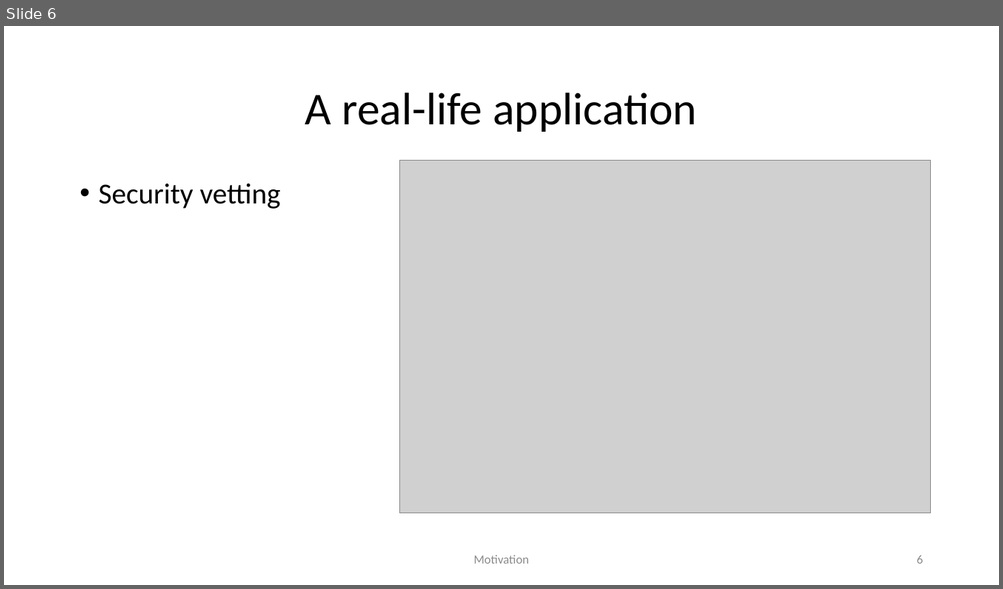
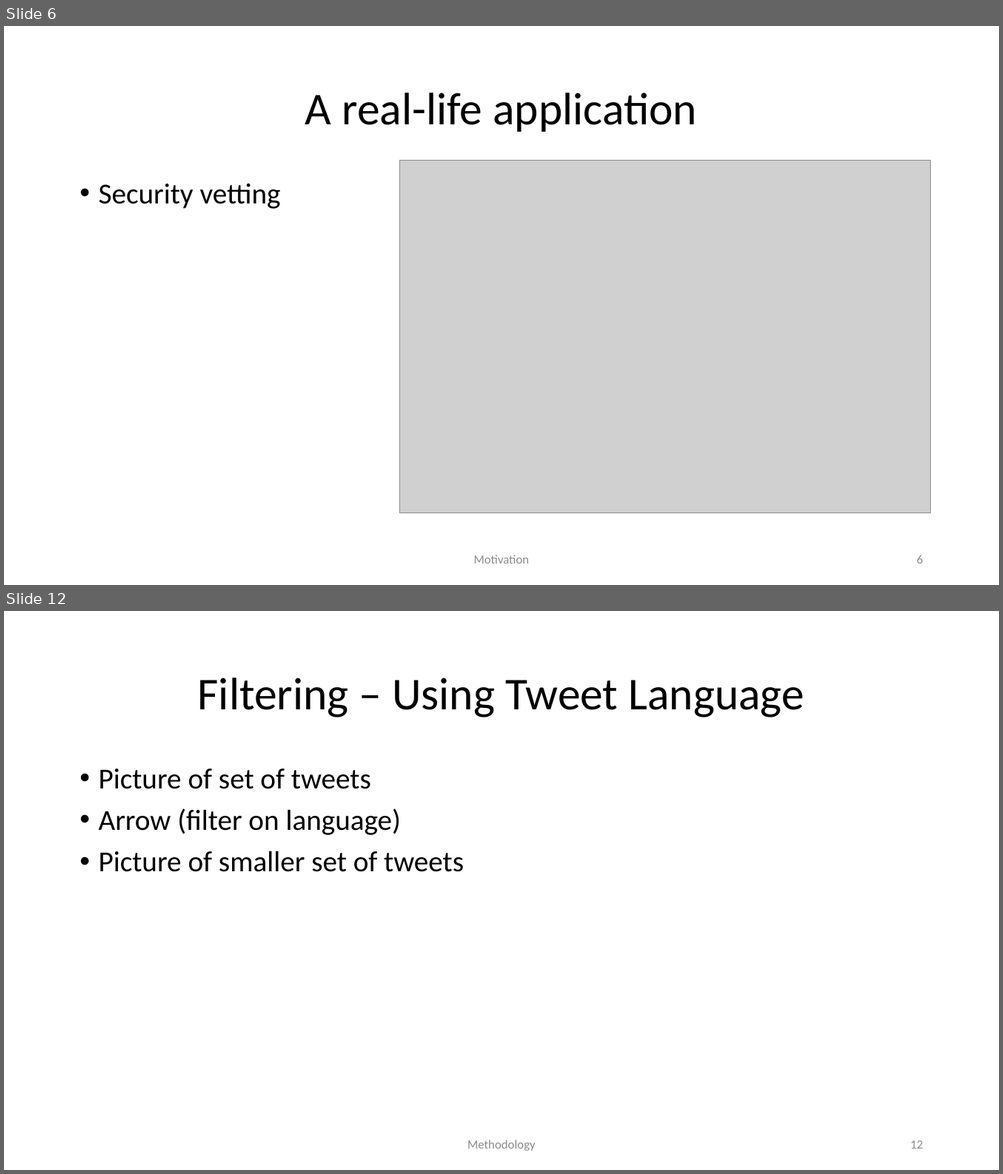
Before and after one commit to yu-greenland/name_transliteration, a slide deck: documents/actual presentation.pptx. Shown one above the other, each under a label of ours: slide 6 before the commit, slides 6 and 12 after it; the slides between them are not shown. The pictures are 1003x589 and 1003x1174 pixels, drawn with LibreOffice and Linux fonts; fonts in the diff are those of the drawing; grey boxes stand for pictures. Boxes give left, top, right and bottom in pixels: in the first picture for what was removed or moved away, otherwise in the second. Text is boxed around its words. In the diff, an @@ line names an element or a change of style, - is before the commit and + after.

```diff
--- a/documents/actual presentation.pptx
+++ b/documents/actual presentation.pptx
@@ slide 12 added at <box>4,611,999,1170</box>, background #FFFFFF @@
@@ title added at <box>198,678,804,718</box>, 44 pt, text #000000 @@
+Filtering – Using Tweet Language
@@ text added at <box>99,769,464,872</box>, 28 pt, text #000000 @@
+• Picture of set of tweets
+• Arrow (filter on language)
+• Picture of smaller set of tweets
@@ text added at <box>467,1140,535,1151</box>, 12 pt, text #8C8C8C @@
+Methodology
@@ page number added at <box>910,1141,922,1149</box>, 12 pt, text #8C8C8C @@
+12
```
Also in this commit, not shown: 2 slides changed, 22 other slides added, 3 other files.
